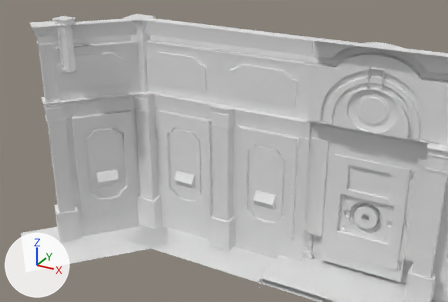
Renders of the FBX model Cronos_URP/Assets/Resources/InGameResources/BackGround/BG_Assets/bank/SM_BankJoin.fbx from each side of a commit.
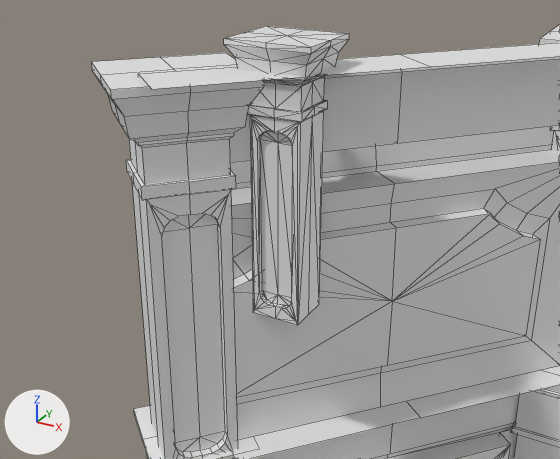
Each version is shown from a camera (50 mm lens) standing at (3.18, -12.23, 8.78) and looking at (-3.24, -0.56, 2.95), then close up from a camera (50 mm lens) standing at (-5.45, -4.25, 6.38) and looking at (-6.94, -1.55, 5.03). Lighting does not change. The marker at lower left points along +X, +Y and +Z. The close-ups show mesh edges as thin lines. Where no turn or scale is listed for an object, it has been applied to the vertices.

The first close-up shows 'bank.1F.brick_low.001', 'pillar_2F_low.001'.
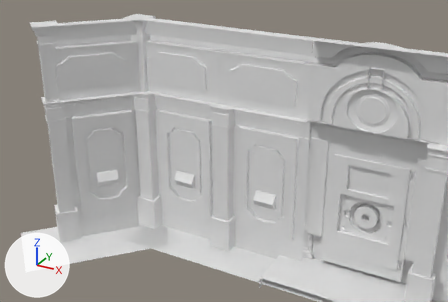
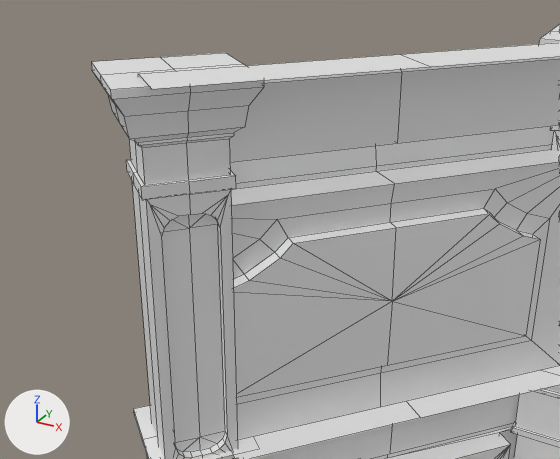
Where the change shows, as pixel boxes (x1, y1, x2, y2) in the close-ups (560 x 459 px):
'pillar_2F_low.001', deleted
    before: (224, 26, 349, 325)

The change in detail:
Object 'pillar_2F_low.001' (ob_pillar_2f_low_001) is deleted.
